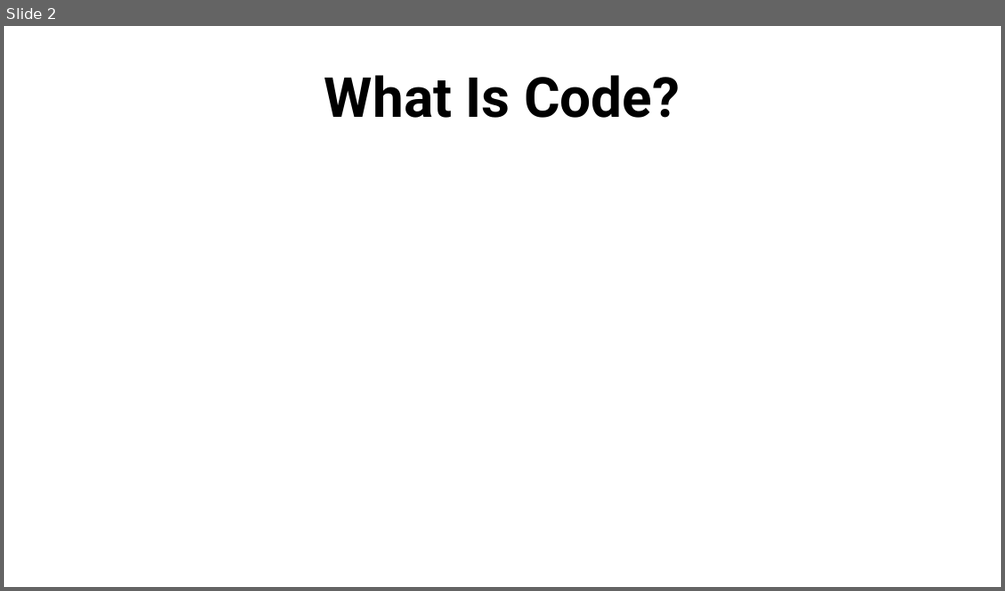
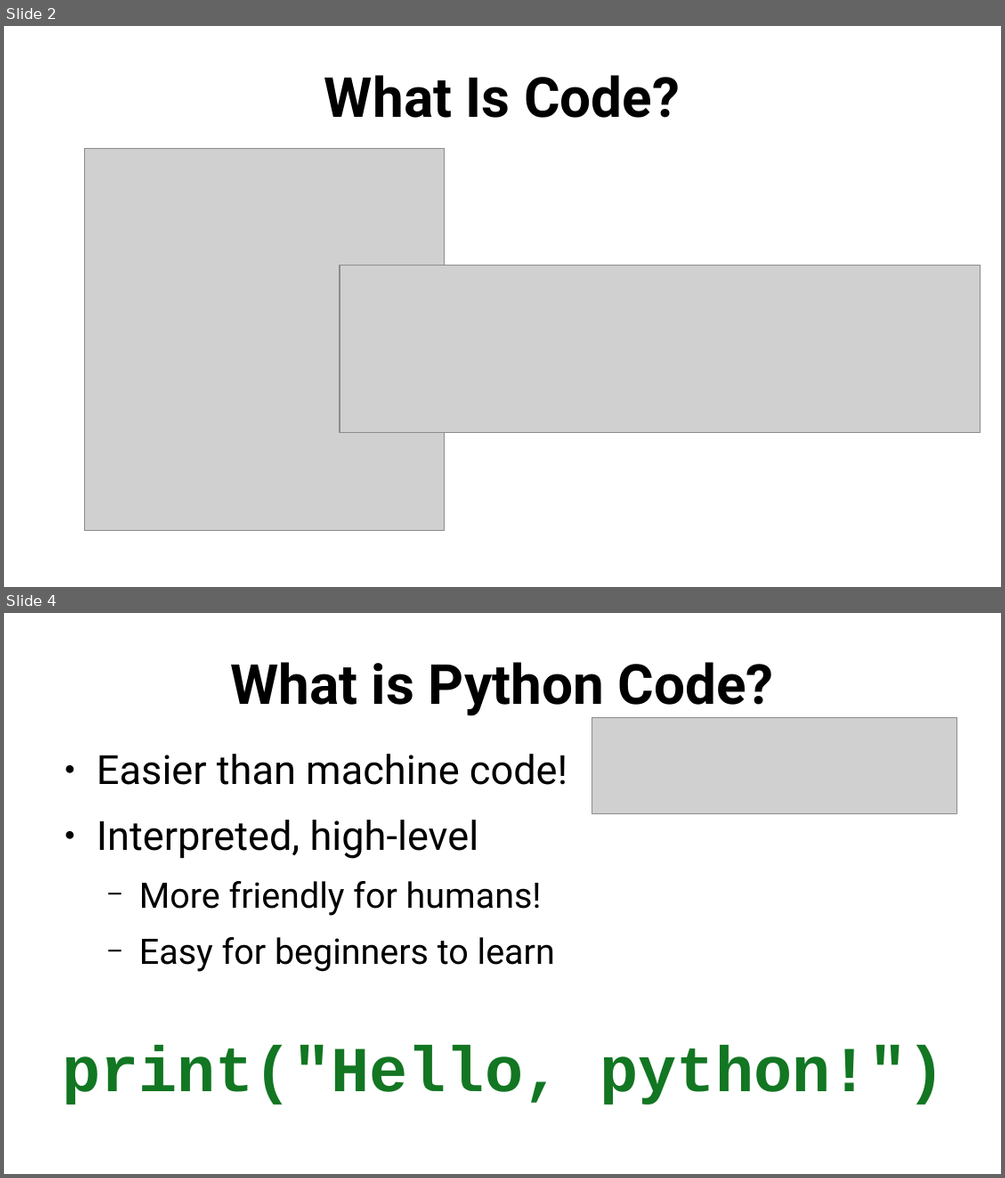
Before and after one commit to SlithyMatt/python-tutorial, a slide deck: lesson1/python101_lesson1_slides.odp. Shown one above the other, each under a label of ours: slide 2 before the commit, slides 2 and 4 after it; the slides between them are not shown. The pictures are 1005x591 and 1005x1178 pixels, drawn with LibreOffice and Linux fonts; fonts in the diff are those of the drawing; grey boxes stand for pictures. Boxes give left, top, right and bottom in pixels: in the first picture for what was removed or moved away, otherwise in the second. Text is boxed around its words. In the diff, an @@ line names an element or a change of style, - is before the commit and + after.

```diff
--- a/lesson1/python101_lesson1_slides.odp
+++ b/lesson1/python101_lesson1_slides.odp
@@ slide 4 added at box(4, 613, 1001, 1174), background #FFFFFF @@
@@ title added at box(230, 662, 773, 718), 44 pt, text #000000, bold @@
+What is Python Code?
@@ picture added at box(592, 717, 957, 814) @@
@@ text added at box(97, 754, 567, 972), 28 pt, text #000000 @@
+● Easier than machine code!
+● Interpreted, high-level
+  − More friendly for humans!
+  − Easy for beginners to learn
@@ text added at box(62, 1046, 947, 1104), 51 pt, text #127622, bold @@
+print("Hello, python!")
@@ slide 2 changed as well @@
@@ picture added at box(84, 148, 444, 531) @@
@@ picture added at box(340, 265, 980, 432) @@
```
Also in this commit, not shown: 1 other slide changed, 8 other slides added, 1 other file.
